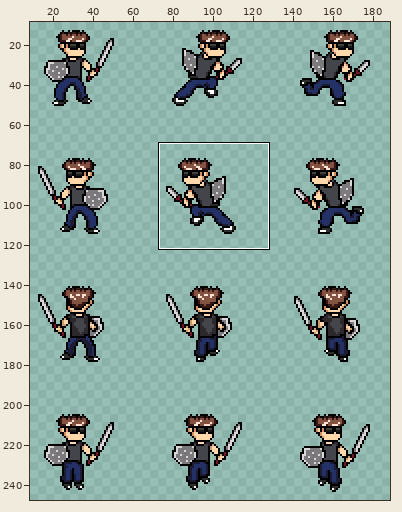
Sprite sheet: American Hobo/American Hobo/pictures/Hero Cel Sheet.png. The picture above shows the old version from afar; the outline marks the close-up.
Close-up. The starting point:
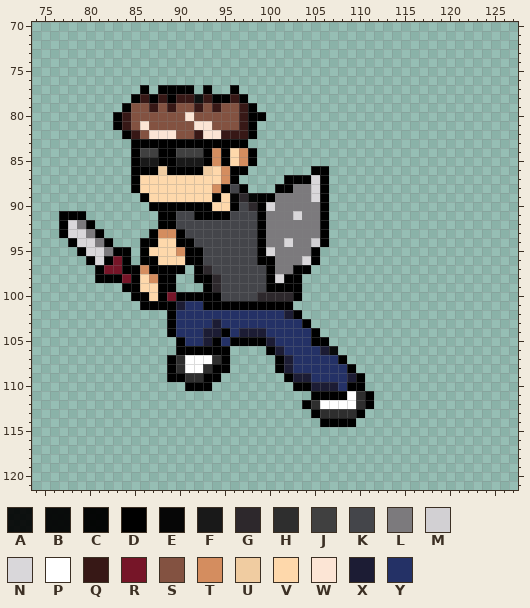
The file is 192x256 pixels. Pixels under 10% opacity are left out. Colours within 5 levels of each other are drawn and written as one. Shown: x 74..127, y 70..121. The wide view leaves out empty margins. The commit also changed other parts of the picture, which this record leaves out.
Palette (. is transparent): A #000000e8  B #000000ef  C #000000f7  D #000000  E #060606  F #191919  G #2d282c  H #2e2e2e  J #404040  K #44454a  L #7c7a7d  M #d2d0d3  N #d9d7da  P #ffffff  Q #371816  R #761528  S #835241  T #d48d5f  U #f0cca1  V #fed8ab  W #fce5d5  X #1c1c34  Y #243166
Pixels before (only the part around the change), first column x 74:
 70 ......................................................
 71 ......................................................
 72 ......................................................
 73 ......................................................
 74 ......................................................
 75 ......................................................
 76 ......................................................
 77 ............D.DDDD.D..D...............................
 78 ...........DQDQDQQAQDDQD..............................
 79 ..........DSSQSQSSQSQSSQD.............................
 80 .........DQSSSSSSWSSSSSQDD............................
 81 .........DQSWSSSSSWWSSSQD.............................
 82 ..........DQSWWWSSQWWQQQD.............................
 83 ...........DDDDDDDDDDDDD..............................
 84 ...........DJJDDJJJDTDVTD.............................
 85 ...........DFFDDFFFDTDVTD.............................
 86 ...........DDDUDDDDUVTDD.......DD.....................
 87 ...........DVVVVVVVVVTD.....DDDND.....................
 88 ...........DVVVVVVVVTDKD...DDLLND.....................
 89 ............DVVVVVVVDVEGCDDLLLLND.....................
 90 .............DDDDDDDVVDKGDNLLLLLD.....................
 91 ...DDD........DDKKDDDDKKKDLLLNLLD.....................
 92 ...DNLD.......DDKKKKKKKKKDLLLLLLD.....................
 93 ...DNNLD.....DTTDKKKKKKKKDLLLLLLD.....................
 94 ....DNNLD...DDVVDDKKKKKKKDLLNLLMD.....................
 95 .....DNNLDD.DVVVTDDKKKKKKDNLLLLD......................
 96 ......DNDRD.DDVVVDDKKKKKKDDLLLND......................
 97 .......DRRDDTDDDD.DGKKKKKKDLLDD.......................
 98 .......DDDRDVTDD..DDGKKKKKDNDD........................
 99 ..........DDVVDD...DGKKKKKDDDD........................
100 ...........DDVDRDDDDDKKKKGGGGD........................
101 ............DDDDXYYDDDDDDDDDD.........................
102 ...............DYYYYYYYYYYYYXD........................
103 ...............DYYYYXYYYYYYYYYD.......................
104 ...............DYYYXXDYXXXYYYYYD......................
105 ................DYYXDYDDDDXYYYYDD.....................
106 ................DDDDDD....DXYYYYXB....................
107 ...............DHPPPHD.....DXYYYYYD...................
108 ...............DHPPHDD.....DXYYYYYYD..................
109 ...............DDHHDD.......DXXYYYYXD.................
110 .................DDD.........DDXXXYDD.................
111 ...............................DDDDPHD................
112 ..............................DHPPPPHD................
113 ...............................DHHHHD.................
114 ................................DDDD..................
115 ......................................................
116 ......................................................
117 ......................................................
118 ......................................................
119 ......................................................
120 ......................................................
121 ......................................................
Once edited:
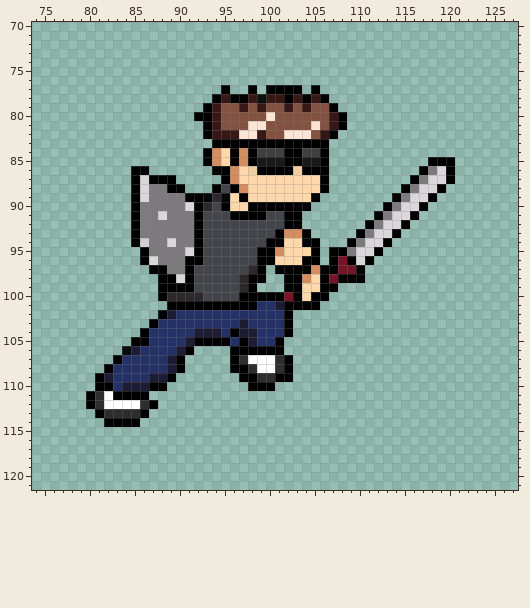
What changed:
Changed rows in their new state; - is an unchanged pixel.
first column x 77:
 77 ---------.-....-.-D.-D-DDDD-D---------------
 78 --------.........-QD-QAQQDQDQD--------------
 79 -------.........D----SQSSQSQSSD-------------
 80 ------.........DDQ--SSSWSSSSSSQD------------
 81 ------..........DQ--SWWSSSSSWSQD------------
 82 -------.........DQ--WWQSSWWWSQD-------------
 83 --------.........----DDDDDDDDD--------------
 84 --------........--VD--JJJDDJJD--------------
 85 --------........--VD--FFFDDFFD-----------DDD
 86 ----------.......DDTVUDDDDUD------------DLND
 87 ---------NDDD.....DTVVVVVVVVV----------DLNND
 88 ---------NLLDD...DKDTVVVVVVVV---------DLNND-
 89 --------DNLLLLDDCGEVDVVVVVVVD.-------DLNND--
 90 --------DLLLLLN-GKDVVD-DDDDD..------DLNND---
 91 ...-----DLLNLLL-KKKDDD-KKDD...-----DLNND----
 92 ....----DLLLLLLD------KKKDD...----DLNND-----
 93 .....---DLLLLLLD------KKDTTD..---DLNND------
 94 -.....--DMLLNLLD------KDDVVDD.--DLNND-------
 95 --......--LLLLN--------DTVVV--DDLNND--------
 96 ---.....--NLLL----------VVVD--DRDND---------
 97 ----......--LLDKK----GD.DD--TDDRRD----------
 98 ----.......--NDKKK--GDD..--TVDRDDD----------
 99 -------....--DDKKK--GD...--VVDD-------------
100 --------...-GGGGKK--DDDDDR-VDD--------------
101 ---------...-DDD------YYX-DDD---------------
102 -----------DX------------D.-----------------
103 ----------DYY----Y--X----D..----------------
104 ---------DYYY--X--YD--Y--D...---------------
105 --------DDYYYYXDD-DY-XYYD.....--------------
106 -------BXYYYYX-....DDDD-D......-------------
107 ------DYYYYYXD.....DHPPPHD......------------
108 -----DYYYYYYXD.....DDHPPHD.......-----------
109 ----DXYYYYXX-.....--DDHHD-........----------
110 ----DDYXXXDD--...----DDD--........----------
111 ---DHPDDDD------------------.......---------
112 ---DHPPPPHD----------------........---------
113 ----DHHHHD------------------......----------
114 -----DDDD--------------------....-----------
Changed places in both close-ups, as pixel boxes (x1, y1, x2, y2):
changed: (59, 85, 455, 427)
